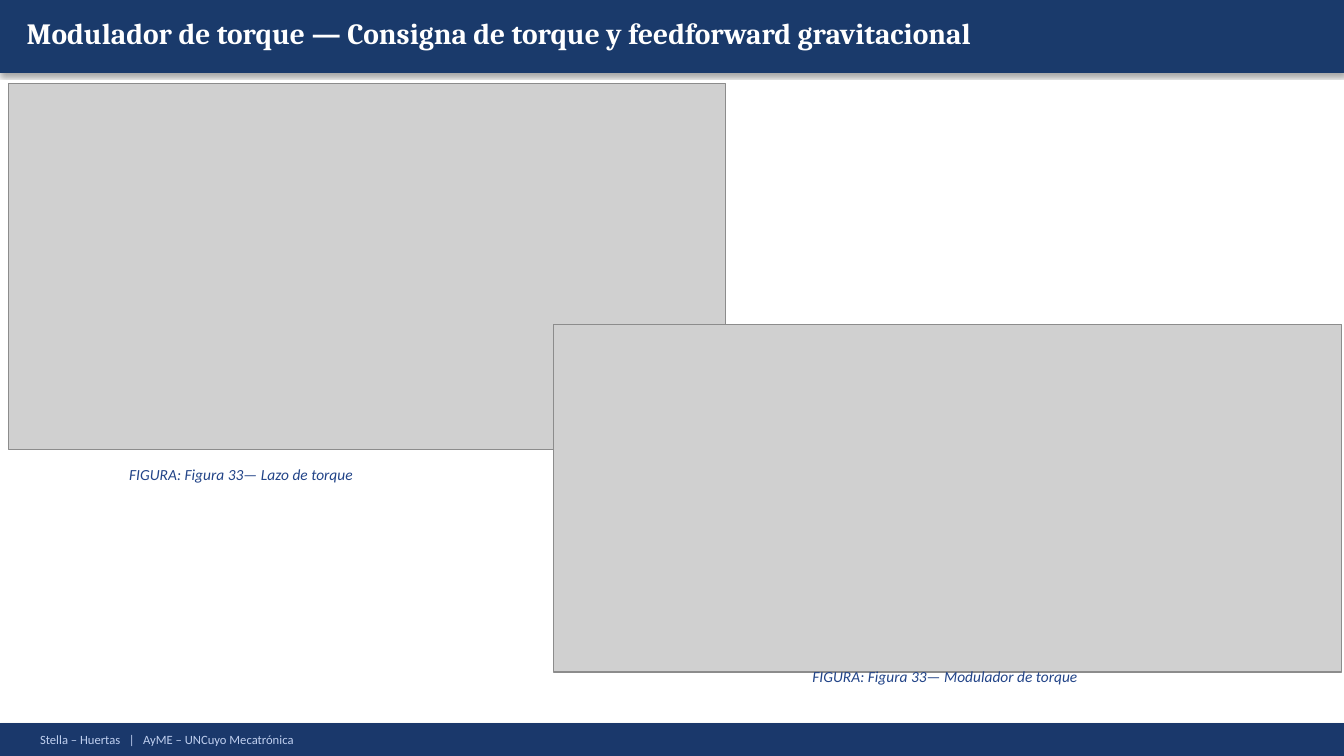
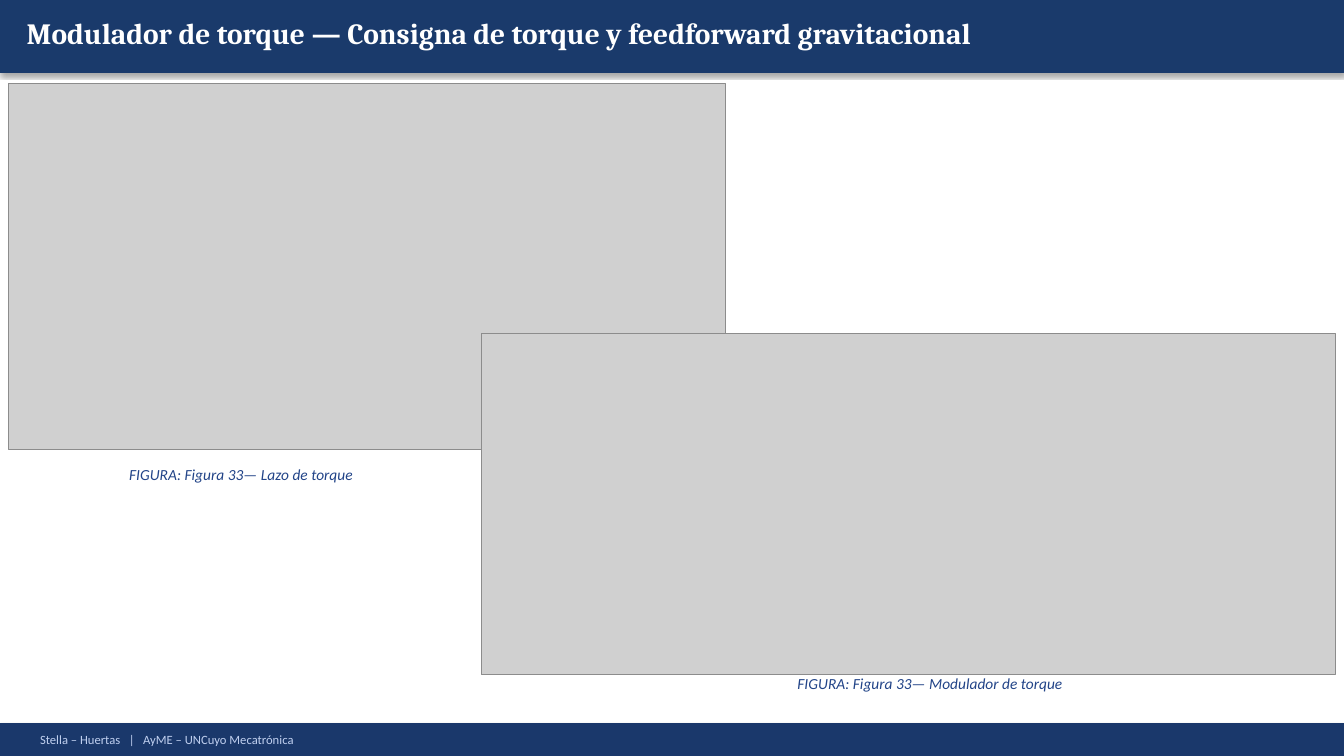
Before and after one commit to Juan-Stella/Automatica-y-maquinas-electricas-final, a slide deck: slide 67 of Presentación/AyME_Stella_Huertas_Presentacion1.pptx. Drawn at 1344x756 pixels with LibreOffice and Linux fonts; fonts in the diff are those of the drawing; grey boxes stand for pictures. Boxes give left, top, right and bottom in pixels: in the first picture for what was removed or moved away, otherwise in the second. Text is boxed around its words. In the diff, an @@ line names an element or a change of style, - is before the commit and + after.

```diff
--- a/Presentación/AyME_Stella_Huertas_Presentacion1.pptx
+++ b/Presentación/AyME_Stella_Huertas_Presentacion1.pptx
@@ picture: place and size @@
-picture at [554,324,1343,671]
+picture at [481,334,1335,676]
@@ text "FIGURA: Figura 33— Modulador de ...": place and size @@
-text "FIGURA: Figura 33— Modulador de ..." at [812,669,1077,685]
+text "FIGURA: Figura 33— Modulador de ..." at [797,678,1062,692]
```
Also in this commit, not shown: 1 other file.
